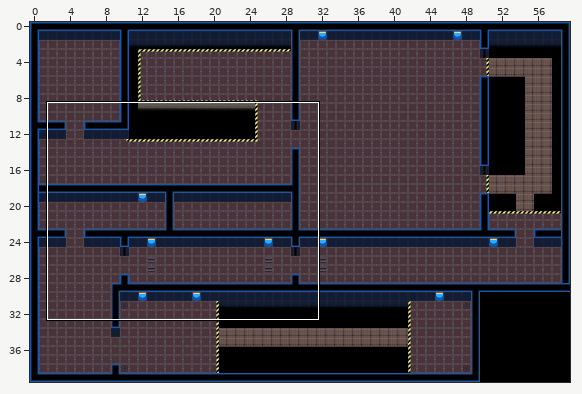
Tiled map: assets-private/tiled/demo-01.tmx. The picture above shows the old version from afar; the outline marks the close-up.
Close-up. Before the commit:
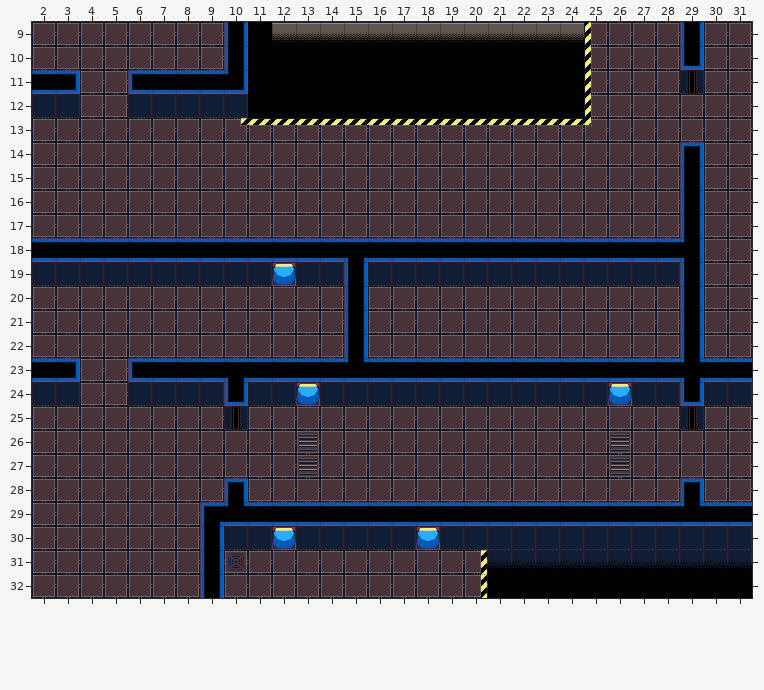
Cells are 32x32 px. Shown: x 2..31, y 9..32. The commit also changed other parts of the map, which this record leaves out.
The result:
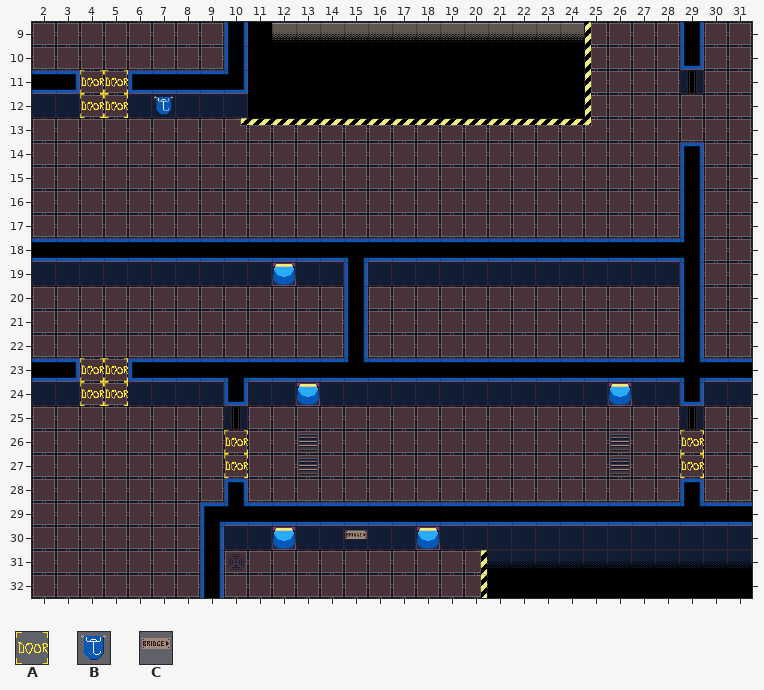
Key: from "Core Tiles": A 28, B 39, C 41.
_ is an empty cell.
Tiles of an added or newly shown layer are drawn over the layers below it.
What changed:
{"where": "layer \"Decor\" (added)"}
{"y":11,"x":4,"old":"__","new":"AA"}
{"y":12,"x":4,"old":"__","new":"AA"}
{"y":12,"x":7,"old":"_","new":"B"}
{"y":23,"x":4,"old":"__","new":"AA"}
{"y":24,"x":4,"old":"__","new":"AA"}
{"y":26,"x":10,"old":"_","new":"A"}
{"y":26,"x":29,"old":"_","new":"A"}
{"y":27,"x":10,"old":"_","new":"A"}
{"y":27,"x":29,"old":"_","new":"A"}
{"y":30,"x":15,"old":"_","new":"C"}
{"label":"added","picture_box":[80,70,128,118]}
{"label":"added","picture_box":[154,96,173,115]}
{"label":"added","picture_box":[80,358,128,406]}
{"label":"added","picture_box":[224,430,248,478]}
{"label":"added","picture_box":[680,430,704,478]}
{"label":"added","picture_box":[345,530,367,539]}
